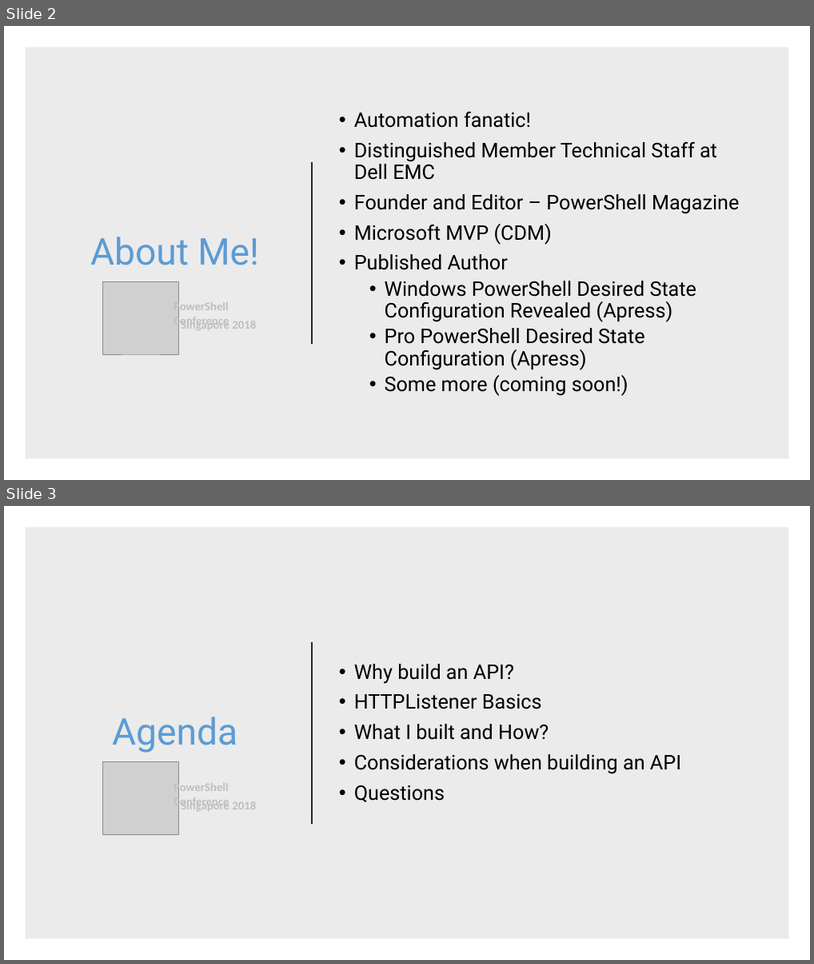
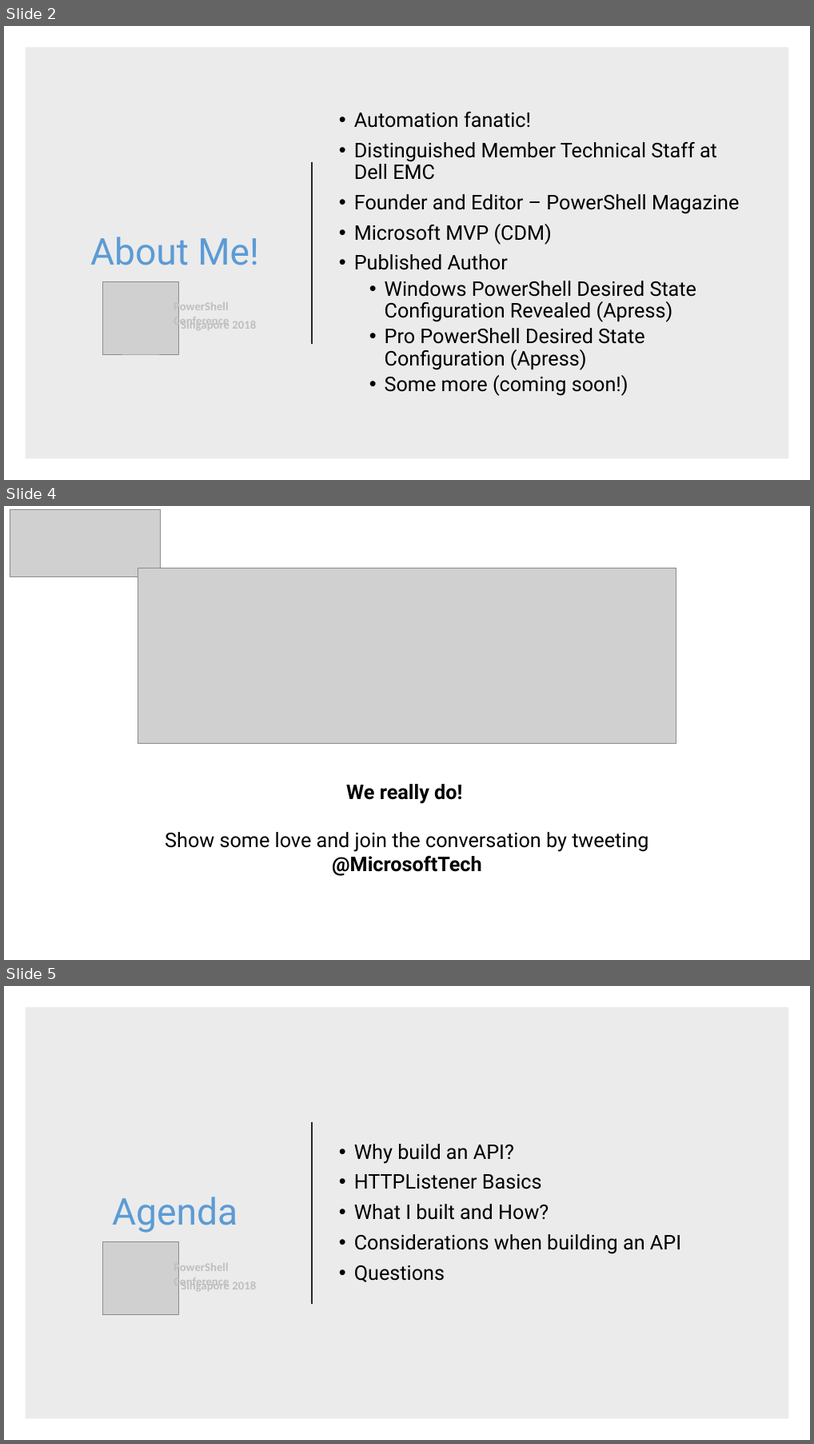
Before and after one commit to rchaganti/Presentations, a slide deck: psconfAsia2018/BYOA/PSConf_Asia-BYOA.pptx. Shown one above the other, each under a label of ours: slides 2 and 3 before the commit, slides 2, 4 and 5 after it; the slides between them are not shown. The pictures are 814x964 and 814x1444 pixels, drawn with LibreOffice and Linux fonts; fonts in the diff are those of the drawing; grey boxes stand for pictures. Boxes give left, top, right and bottom in pixels: in the first picture for what was removed or moved away, otherwise in the second. Text is boxed around its words. In the diff, an @@ line names an element or a change of style, - is before the commit and + after.

```diff
--- a/psconfAsia2018/BYOA/PSConf_Asia-BYOA.pptx
+++ b/psconfAsia2018/BYOA/PSConf_Asia-BYOA.pptx
@@ slide 4 added at (4, 506, 810, 960), background #FFFFFF @@
@@ picture added at (10, 509, 160, 576) @@
@@ picture added at (138, 568, 676, 743) @@
@@ text added at (165, 784, 649, 876), 24 pt, text #000000 @@
+We really do!
+Show some love and join the conversation by tweeting
+@MicrosoftTech
@@ what was slide 3 is now slide 5 @@
```
Also in this commit, not shown: 2 slides changed, 4 other slides added, 1 slide removed, 22 other files.
